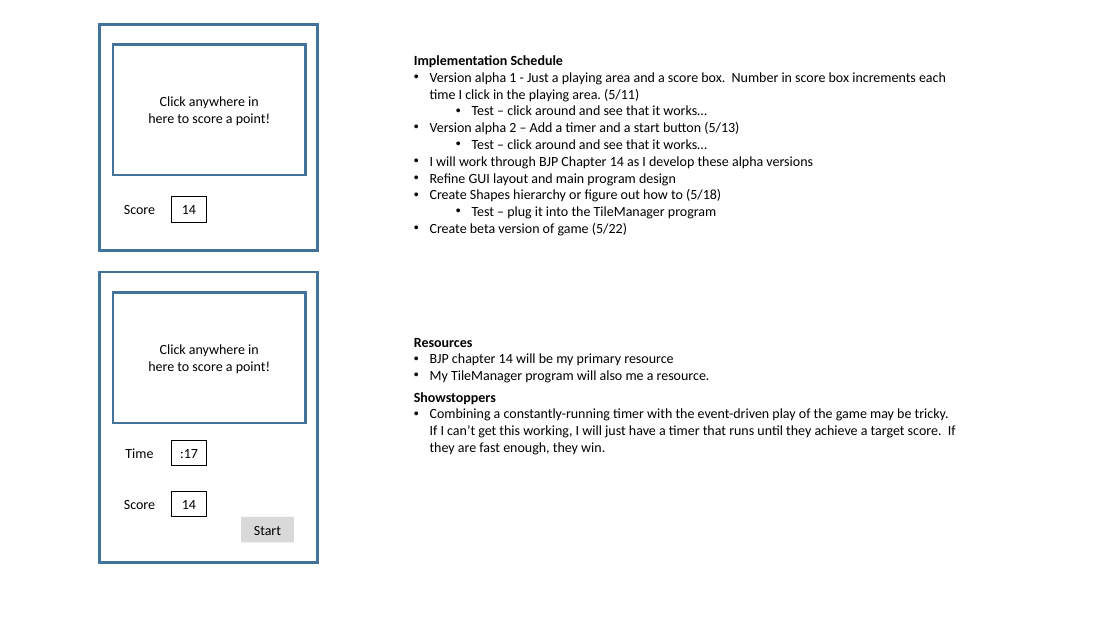
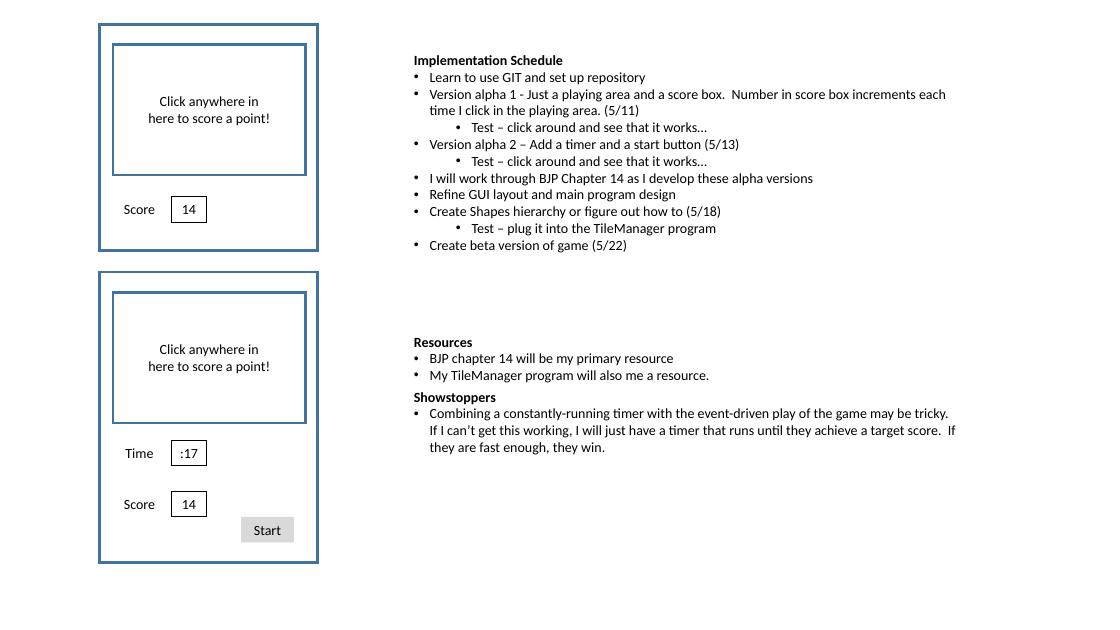
Before and after one commit to tomzbutler/CSIIIFinalProject, a slide deck: slide 3 of TZBsGhostBlitz.pptx. Drawn at 1120x630 pixels with LibreOffice and Linux fonts; fonts in the diff are those of the drawing. Boxes give left, top, right and bottom in pixels: in the first picture for what was removed or moved away, otherwise in the second. Text is boxed around its words. In the diff, an @@ line names an element or a change of style, - is before the commit and + after.

Commit message:
Recommiting design document after addding one line

```diff
--- a/TZBsGhostBlitz.pptx
+++ b/TZBsGhostBlitz.pptx
@@ text at bbox=[430, 72, 645, 85]: paragraph added @@
+• Learn to use GIT and set up repository
```
